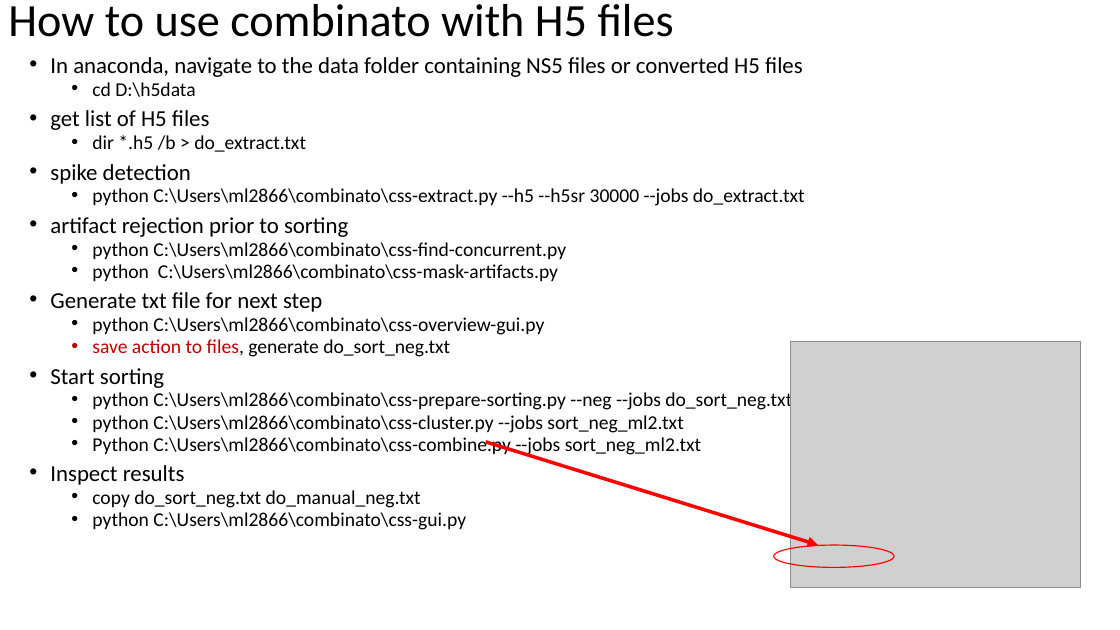
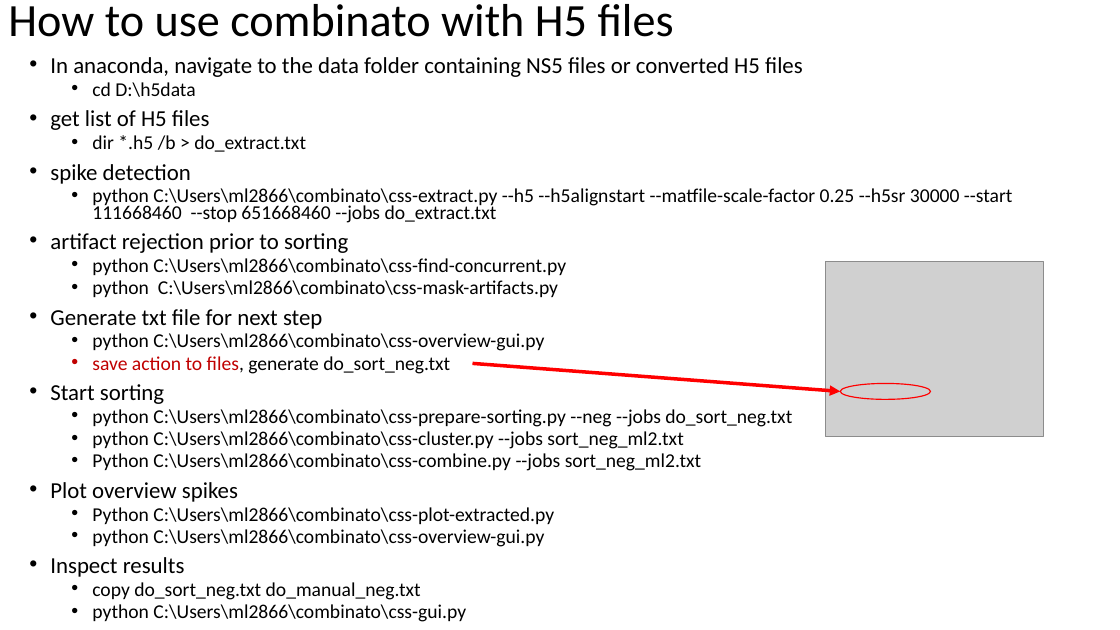
Before and after one commit to liangmingli/combinato-blackrock, a slide deck: slide 11 of Win10_install_combinato.pptx (slide 10 before the commit). Drawn at 1120x630 pixels with LibreOffice and Linux fonts; fonts in the diff are those of the drawing; grey boxes stand for pictures. Boxes give left, top, right and bottom in pixels: in the first picture for what was removed or moved away, otherwise in the second. Text is boxed around its words. In the diff, an @@ line names an element or a change of style, - is before the commit and + after.

```diff
--- a/Win10_install_combinato.pptx
+++ b/Win10_install_combinato.pptx
@@ text at (92, 188, 1013, 223): text changed @@
-  • python C:\Users\ml2866\combinato\css-extract.py --h5 --h5sr 30000 --jobs do_extract.txt
+  • python C:\Users\ml2866\combinato\css-extract.py --h5 --h5alignstart --matfile-scale-factor 0.25 --h5sr 30000 --start 111668460 --stop 651668460 --jobs do_extract.txt
@@ picture: place and size @@
-picture at (791, 341, 1081, 587)
+picture at (826, 261, 1044, 437)
@@ arrow moved from (486, 442) - (818, 545) to (473, 364) - (840, 392) @@
@@ ellipse: place and size @@
-ellipse at (774, 545, 894, 568)
+ellipse at (840, 383, 930, 399)
@@ text at (50, 482, 554, 547): paragraphs added @@
+• Plot overview spikes
+  • Python C:\Users\ml2866\combinato\css-plot-extracted.py
+  • python C:\Users\ml2866\combinato\css-overview-gui.py
```
Also in this commit, not shown: 1 other slide changed, 1 slide added, 1 other file.
